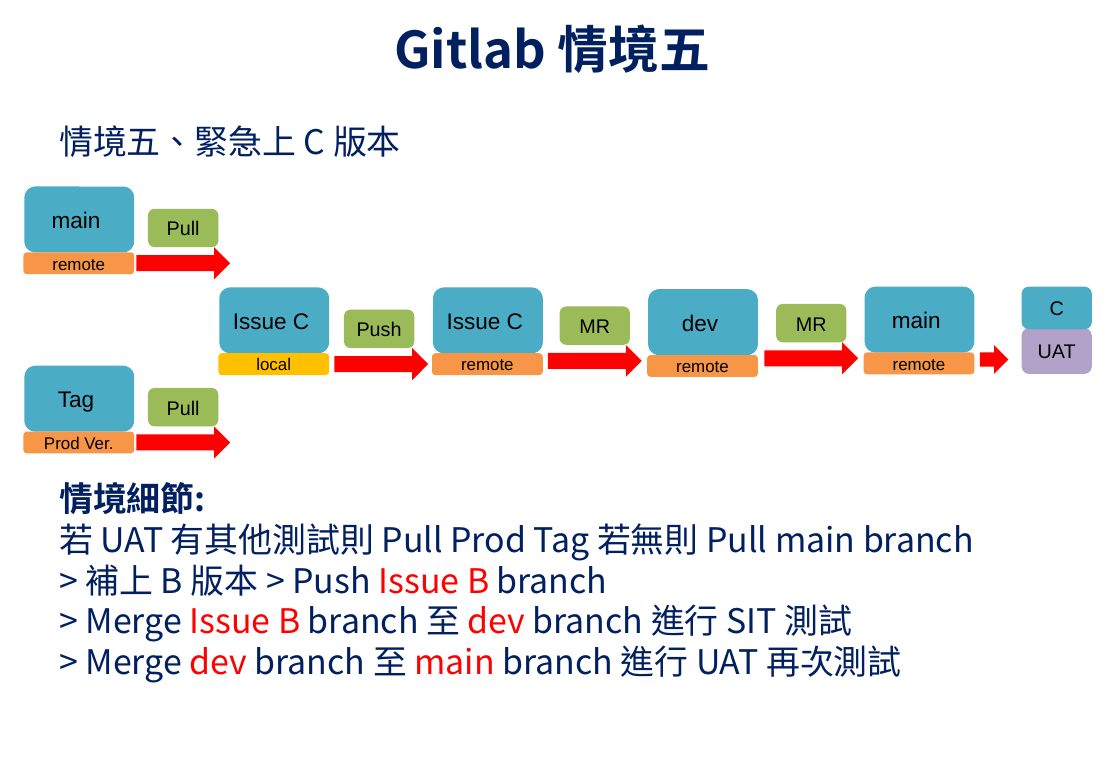
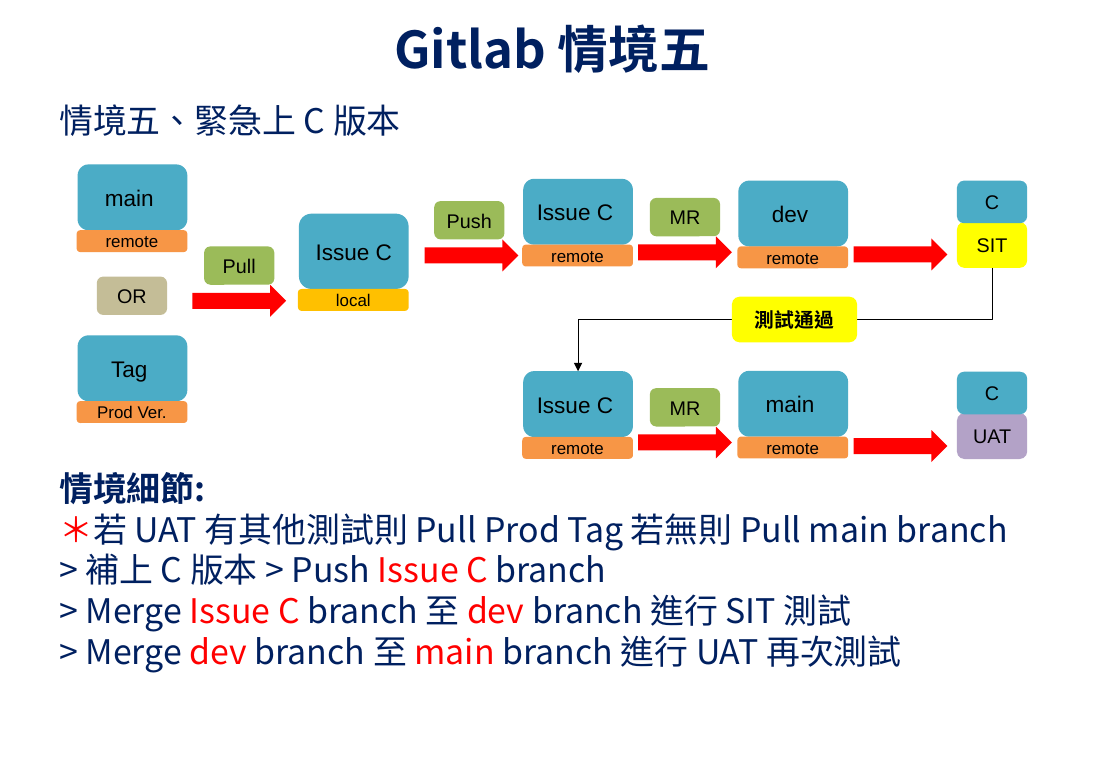
Before and after one commit to UDFWu/transfile, a slide deck: slide 6 of CICD Process.pptx. Drawn at 1120x762 pixels with LibreOffice and Linux fonts; fonts in the diff are those of the drawing; background and template pictures are left out. Boxes give left, top, right and bottom in pixels: in the first picture for what was removed or moved away, otherwise in the second. Text is boxed around its words. In the diff, an @@ line names an element or a change of style, - is before the commit and + after.

```diff
--- a/CICD Process.pptx
+++ b/CICD Process.pptx
@@ text "情境五、緊急上 C 版本": place and size @@
-text "情境五、緊急上 C 版本" at [59,125,401,157]
+text "情境五、緊急上 C 版本" at [59,104,401,136]
@@ rounded rectangle "main": place and size @@
-rounded rectangle "main" at [24,187,134,253]
+rounded rectangle "main" at [77,165,187,231]
@@ rounded rectangle added at [957,181,1028,224], fill #4BACC6, 14 pt, text #000000 @@
+C
@@ rounded rectangle "remote": place and size @@
-rounded rectangle "remote" at [23,252,134,274]
+rounded rectangle "remote" at [76,231,187,253]
@@ rounded rectangle "Issue C": place and size @@
-rounded rectangle "Issue C" at [220,288,329,354]
+rounded rectangle "Issue C" at [299,213,409,289]
@@ right arrow added at [854,239,947,270], fill #FF0000 @@
@@ rounded rectangle added at [957,222,1028,267], fill #FFFF00, 14 pt, text #000000 @@
+SIT
@@ rounded rectangle "Pull": place and size @@
-rounded rectangle "Pull" at [148,209,219,248]
+rounded rectangle "Pull" at [204,247,274,286]
@@ 6 rounded rectangles, 2 right arrows: place and size @@
-6 rounded rectangles, 2 right arrows at [334,288,758,380]
+6 rounded rectangles, 2 right arrows at [425,179,849,271]
@@ elbow arrow added from (993, 268) to (578, 371), #000000 0.75 pt @@
@@ rounded rectangle added at [97,276,167,315], fill #C4BD97, 14 pt, text #000000 @@
+OR
@@ right arrow: place and size @@
-right arrow at [136,247,230,278]
+right arrow at [192,285,286,316]
@@ rounded rectangle "local": place and size @@
-rounded rectangle "local" at [219,354,329,376]
+rounded rectangle "local" at [298,289,409,311]
@@ rounded rectangle added at [732,297,857,343], fill #FFFF00, 14 pt, text #000000, bold @@
+測試通過
@@ rounded rectangle "Tag": place and size @@
-rounded rectangle "Tag" at [24,366,134,432]
+rounded rectangle "Tag" at [77,335,187,401]
@@ right arrow removed at [980,346,1008,374] @@
@@ rounded rectangle removed at [148,388,219,427] @@
-Pull
@@ rounded rectangle added at [523,371,633,437], fill #4BACC6, 16 pt, text #000000 @@
+Issue C
@@ rounded rectangle "C": place and size @@
-rounded rectangle "C" at [1022,287,1093,329]
+rounded rectangle "C" at [957,372,1028,415]
@@ rounded rectangle "Prod Ver.": place and size @@
-rounded rectangle "Prod Ver." at [23,432,134,454]
+rounded rectangle "Prod Ver." at [76,401,187,424]
@@ rounded rectangle "UAT": place and size @@
-rounded rectangle "UAT" at [1022,328,1093,374]
+rounded rectangle "UAT" at [957,414,1028,459]
@@ rounded rectangle added at [522,437,633,459], fill #F79646, 12 pt, text #000000 @@
+remote
@@ 3 rounded rectangles, 1 right arrow: place and size @@
-3 rounded rectangles, 1 right arrow at [764,287,975,375]
+3 rounded rectangles, 1 right arrow at [638,371,849,459]
@@ right arrow: place and size @@
-right arrow at [136,427,230,458]
+right arrow at [854,430,947,461]
@@ text "情境細節:": place and size @@
-text "情境細節:" at [59,482,974,683]
+text "情境細節:" at [59,472,1008,673]
@@ text at [59,513,1008,632]: text changed @@
-若 UAT 有其他測試則 Pull Prod Tag 若無則 Pull main branch
-> 補上 B 版本 > Push Issue B branch
-> Merge Issue B branch 至 dev branch 進行 SIT 測試
+＊若 UAT 有其他測試則 Pull Prod Tag 若無則 Pull main branch
+> 補上 C 版本 > Push Issue C branch
+> Merge Issue C branch 至 dev branch 進行 SIT 測試
```
Also in this commit, not shown: 4 other slides changed, 1 slide added.
